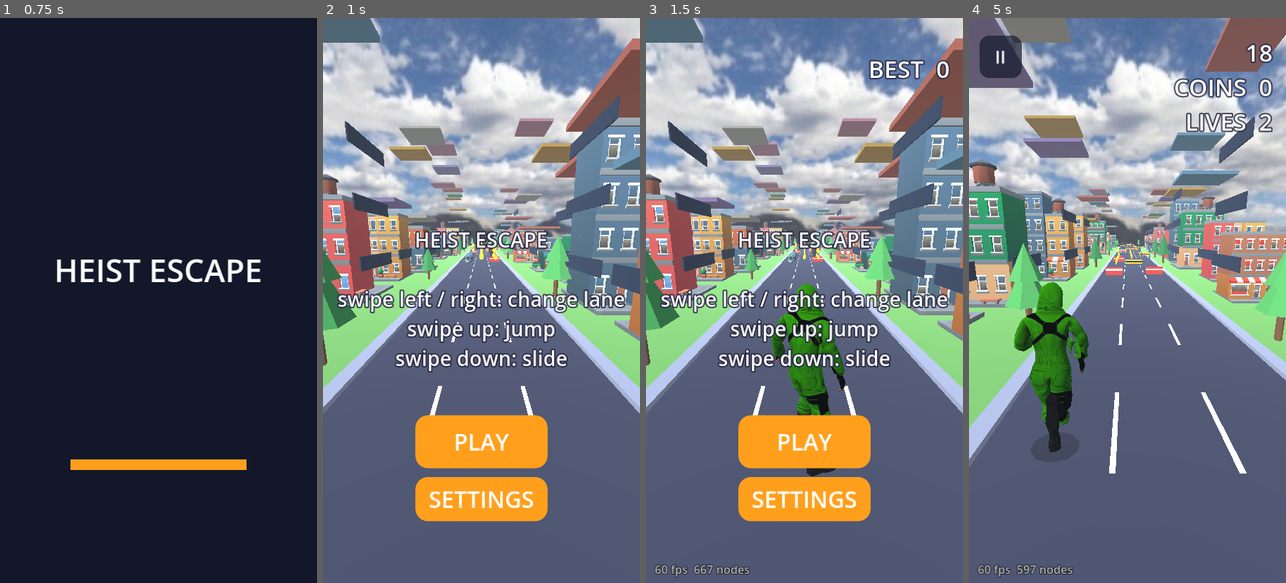
Above: before the commit, frames 1-4 (left to right).
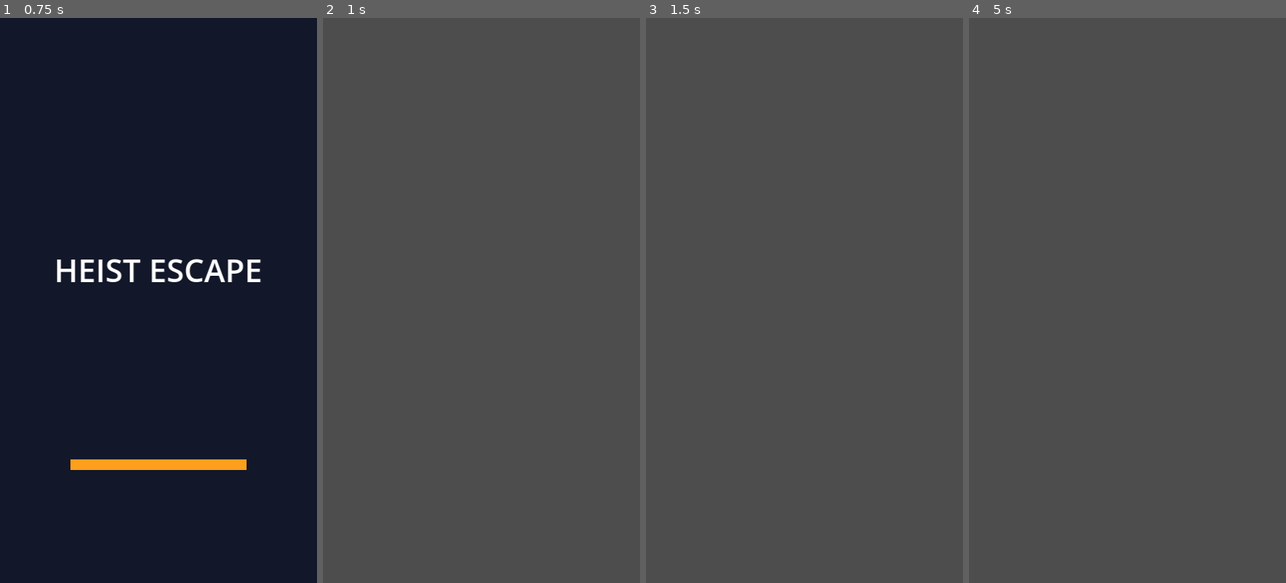
Above: after the commit, the same moments.

Repository: akshathgaming198028-cell/EndlessGame
Game: Godot game, scene res://splash.tscn
Same seed, same stepped clock (60 frames per second), same inputs: the game is played once before the commit and once after it.
Inputs (mouse positions are in pixels of both pictures, inside the frame that each line leads up to):
- Up to frame 1 (0.75 s): tap Enter at 0.5 s; move the mouse to (142, 413) at 0.52 s; hold Up from 0.53 s (still down); click (142, 413) at 0.67 s
- Up to frame 2 (1 s): keep holding Up; tap Space at 0.77 s
- Up to frame 3 (1.5 s): release Up at 1.25 s; drag from (899, 385) to (788, 413) at 1.27 s
- Up to frame 4 (5 s): move the mouse to (1032, 215) at 2.02 s; hold Left 2.03-2.75 s; click (1032, 215) at 2.17 s; drag from (1143, 300) to (1032, 215) at 2.77 s; move the mouse to (1079, 159) at 3.52 s; hold Down 3.53-4.25 s; click (1079, 159) at 3.67 s; tap Space at 3.77 s; drag from (1197, 272) to (1079, 159) at 4.27 s

Frame 1 is identical in both runs. In frame 2, 98% of the frame differs, in the area x 0-100%, y 0-100%; in frame 3, 98%; in frame 4, 98%.
Error after the commit: Parse Error: Value of type "TextureRect" cannot be assigned to a variable of type "Button". (res://main.gd:1132)

Commit message:
Pause buttons cut from the concept screenshot; death shake back to the earlier strength; run sway back to the earlier feel; shake clears on a new run
Co-Authored-By: Claude Haiku 5.5 <noreply@anthropic.com>
Claude-Session: https://claude.ai/code/session_01DDNfUcEeZJQNoZPcRL3Cag

Diff:
--- a/main.gd
+++ b/main.gd
@@ -1129,9 +1129,9 @@
 	pause_title.text = "GAME IN PAUSE"
 	pause_title.position = Vector2(0, 110)
 	pause_title.size = Vector2(720, 70)
-	resume_btn = _pill(layer, "RESUME", PAUSE_RESUME, Color("1f8f2e"), 26)
-	pause_set_btn = _pill(layer, "SETTINGS", PAUSE_SET, Color("c4b82a"), 22)
-	home_btn = _pill(layer, "HOME", PAUSE_HOME, Color("9a2030"), 52)
+	resume_btn = _img_btn(layer, "res://assets/ui/pause_resume.png", PAUSE_RESUME)
+	pause_set_btn = _img_btn(layer, "res://assets/ui/pause_settings.png", PAUSE_SET)
+	home_btn = _img_btn(layer, "res://assets/ui/pause_home.png", PAUSE_HOME)
 	settings_btn = _big_button(layer, "SETTINGS", SETTINGS_RECT)
 	_make_vignette(layer)
 	# settings screen: one volume slider, reset and back
@@ -1171,19 +1171,18 @@
 	_set_volume(volume)
 
 
-func _pill(layer: Node, text: String, r: Rect2, col: Color, fs: int) -> Button:
-	var b := Button.new()
-	b.text = text
-	b.position = r.position
-	b.size = r.size
-	b.add_theme_font_size_override("font_size", fs)
-	b.add_theme_color_override("font_color", Color("f4f1e8"))
-	for k in ["normal", "hover", "pressed", "focus"]:
-		b.add_theme_stylebox_override(k, _sb(col, 28))
-	b.mouse_filter = Control.MOUSE_FILTER_IGNORE
-	b.visible = false
-	layer.add_child(b)
-	return b
+# a button drawn from a picture (cut from the concept screen), placed at the rect; taps are read by position
+func _img_btn(layer: Node, path: String, r: Rect2) -> TextureRect:
+	var t := TextureRect.new()
+	t.texture = load(path)
+	t.position = r.position
+	t.size = r.size
+	t.expand_mode = TextureRect.EXPAND_IGNORE_SIZE
+	t.stretch_mode = TextureRect.STRETCH_KEEP_ASPECT_CENTERED
+	t.mouse_filter = Control.MOUSE_FILTER_IGNORE
+	t.visible = false
+	layer.add_child(t)
+	return t
 
 
 # full-screen red edge glow used when you get hit
@@ -1261,6 +1260,9 @@
 	count_label.text = ""
 	if anim != null:
 		anim.speed_scale = 1.0
+	shake = 0.0
+	vig_amt = 0.0
+	land_kick = 0.0
 	_reset_world()
 	lane = 0
 	px = 0.0
@@ -1291,6 +1293,9 @@
 	die_done = false
 	lives = 2
 	hit_cool = 0.0
+	shake = 0.0
+	vig_amt = 0.0
+	land_kick = 0.0
 	if anim != null:
 		anim.stop()
 		anim.speed_scale = 1.0
@@ -1307,7 +1312,7 @@
 func _die(face_z: float = NAN) -> void:
 	if state != State.PLAY:
 		return
-	shake = 2.8
+	shake = 1.5
 	vig_amt = 1.0
 	dead_t = 0.0
 	# the body is thrown clear in front of the obstacle, so it never sits inside it
@@ -1692,11 +1697,11 @@
 	var off := Vector3.ZERO
 	if shake > 0.0:
 		off = Vector3(rng.randf_range(-1.0, 1.0), rng.randf_range(-1.0, 1.0), 0.0) * shake * 0.6
-		shake = maxf(0.0, shake - dt * 0.45)
+		shake = maxf(0.0, shake - dt * 0.9)
 	if state == State.PLAY and not counting and on_ground and slide_t <= 0.0:
 		# running sways left and right; only a small up and down
 		off.y += sin(run_t * 2.0) * 0.012
-		off.x += sin(run_t) * 0.2
+		off.x += sin(run_t * 1.3) * 0.09
 	off.y -= land_kick
 	land_kick = maxf(0.0, land_kick - dt * 2.5)
 	if vig_mat != null:
Binary file added: assets/ui/pause_home.png
Binary file added: assets/ui/pause_resume.png
Binary file added: assets/ui/pause_settings.png
